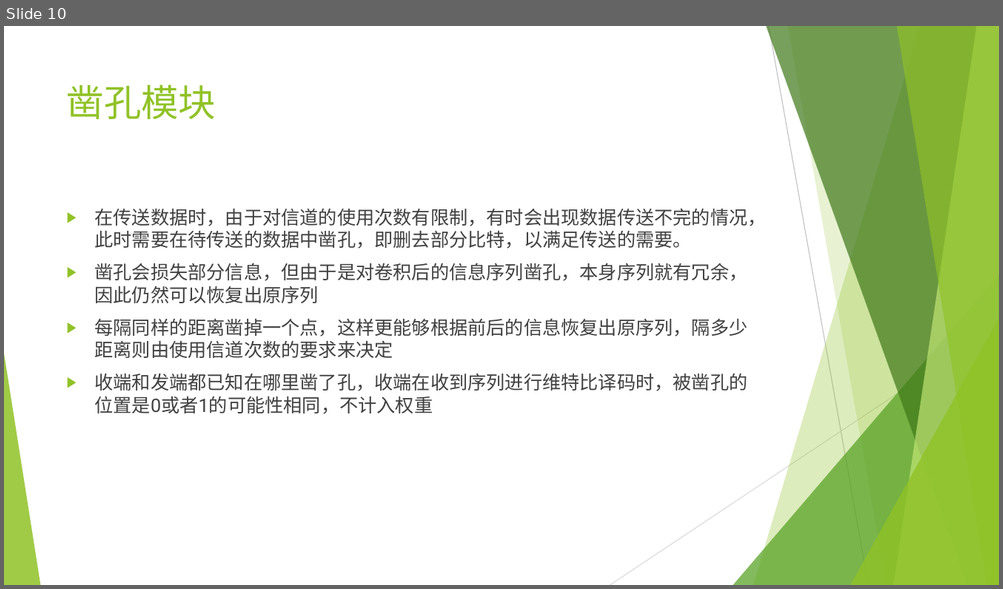
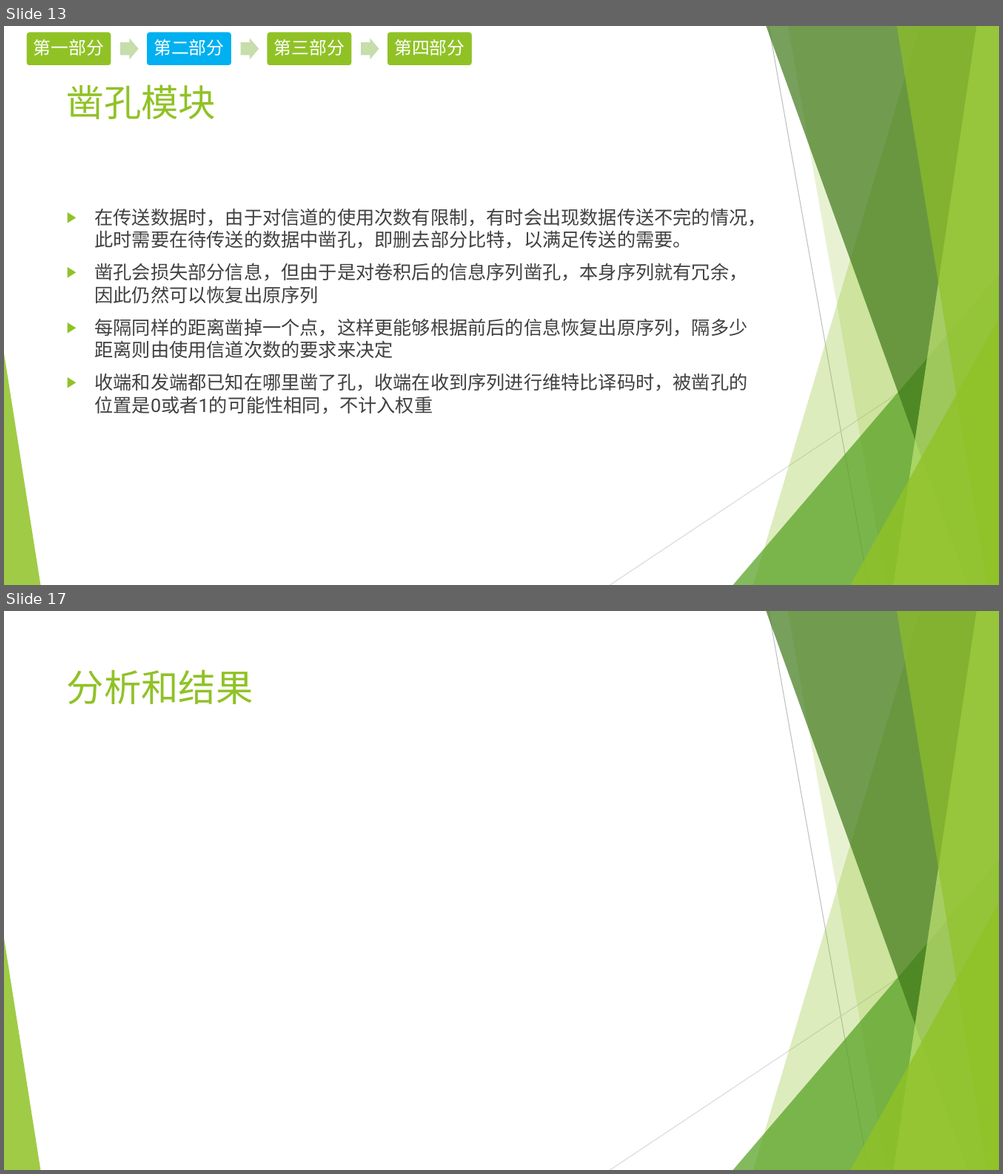
Before and after one commit to EECodingPresentation/project1, a slide deck: v1.pptx. Shown one above the other, each under a label of ours: slide 10 before the commit, slides 13 and 17 after it; the slides between them are not shown. The pictures are 1003x589 and 1003x1174 pixels, drawn with LibreOffice and Linux fonts; fonts in the diff are those of the drawing. Boxes give left, top, right and bottom in pixels: in the first picture for what was removed or moved away, otherwise in the second. Text is boxed around its words. In the diff, an @@ line names an element or a change of style, - is before the commit and + after.

Commit message:
更新ppt，新增分工、流程图等；待完善的包含第四部分的内容、分些和结果等

```diff
--- a/v1.pptx
+++ b/v1.pptx
@@ slide 17 added at (4,611,999,1170), background #FFFFFF; not listed: 10 template elements that a slide beside it also shows @@
@@ title added at (67,669,253,704), 36 pt, text #90C226 @@
+分析和结果
@@ what was slide 10 is now slide 13 @@
@@ slide 13 changed as well @@
@@ group added at (25,31,472,66): 4 rounded rectangles, 4 texts, 3 right arrows @@
+第一部分
+第二部分
+第三部分
+第四部分
```
Also in this commit, not shown: 9 other slides changed, 6 other slides added, 2 slides removed.
